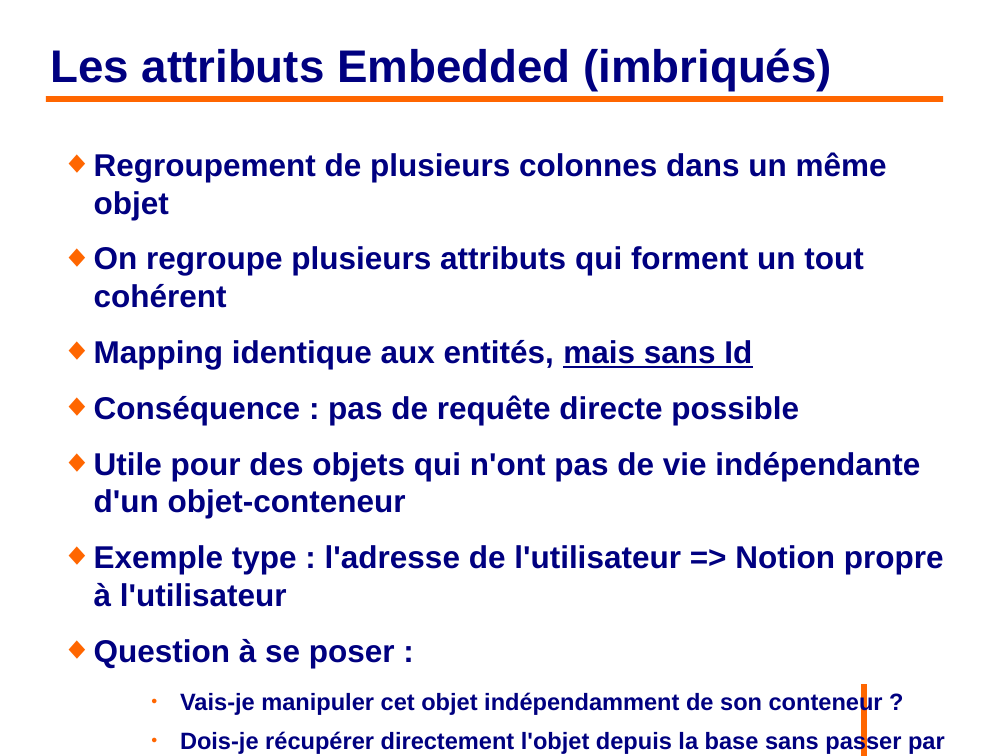
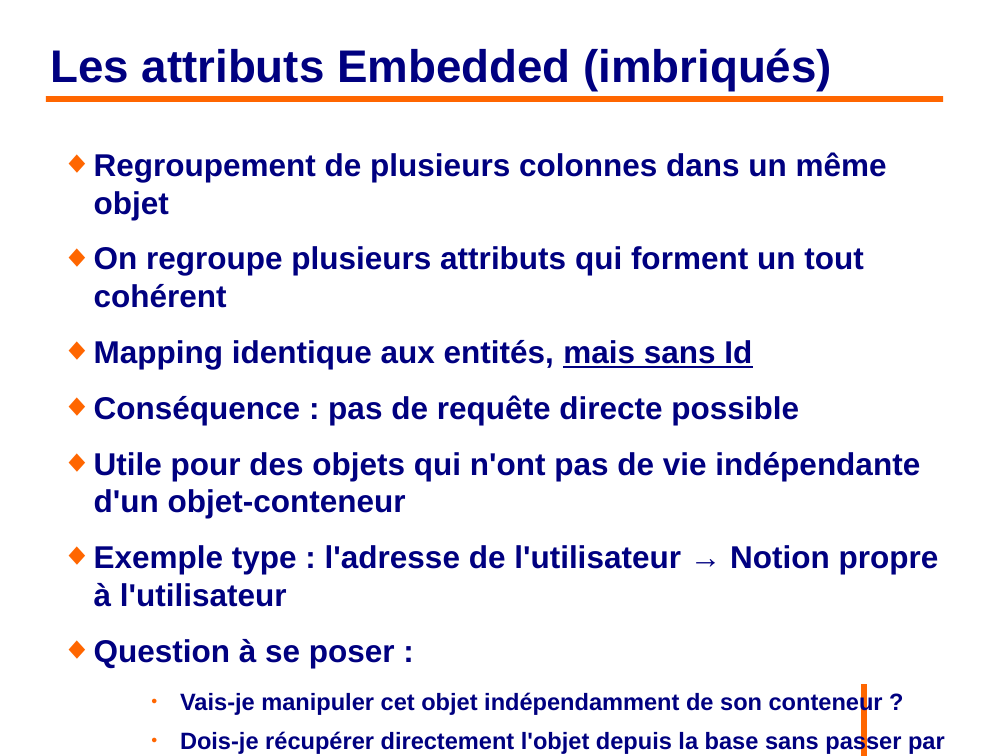
Before and after one commit to philphils/formation-hibernate-basique, a slide deck: slide 34 of Documentation/diapo_formation_hibernate.odp (slide 33 before the commit). Drawn at 1008x756 pixels with LibreOffice and Linux fonts; fonts in the diff are those of the drawing; background and template pictures are left out. Boxes give left, top, right and bottom in pixels: in the first picture for what was removed or moved away, otherwise in the second. Text is boxed around its words. In the diff, an @@ line names an element or a change of style, - is before the commit and + after.

```diff
--- a/Documentation/diapo_formation_hibernate.odp
+++ b/Documentation/diapo_formation_hibernate.odp
@@ text at box(94, 545, 939, 607): text changed @@
-◆ Exemple type : l'adresse de l'utilisateur => Notion propre à l'utilisateur
+◆ Exemple type : l'adresse de l'utilisateur → Notion propre à l'utilisateur
```
Also in this commit, not shown: 12 other slides changed, 1 slide added.
